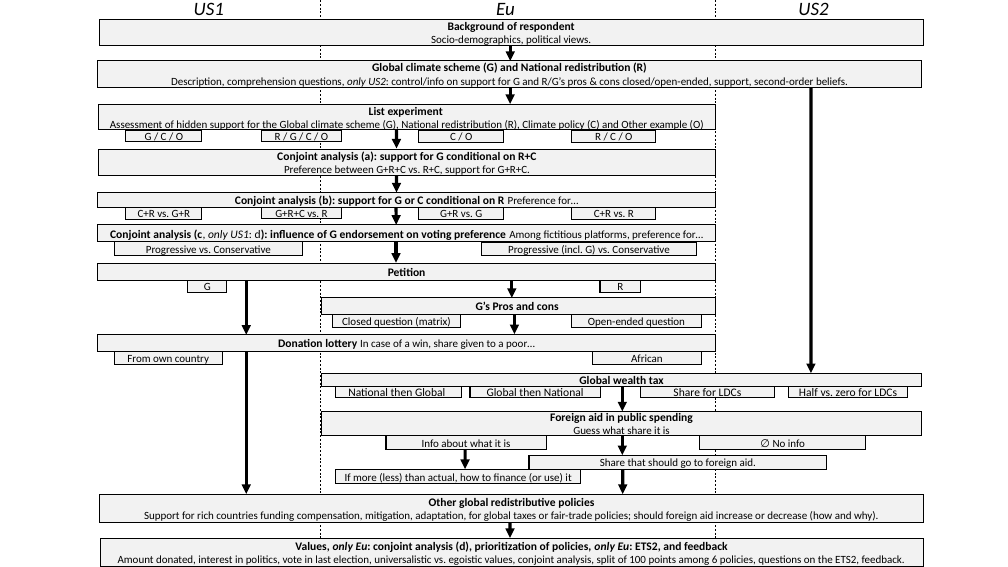
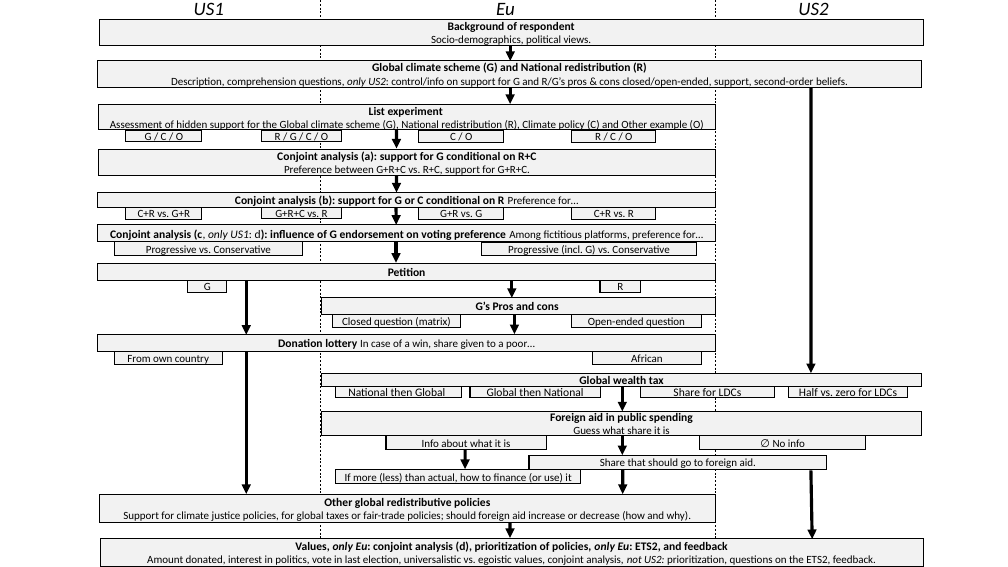
Before and after one commit to bixiou/global_tax_attitudes, a slide deck: slide 6 of questionnaire/survey_flow.pptx. Drawn at 1008x567 pixels with LibreOffice and Linux fonts; fonts in the diff are those of the drawing. Boxes give left, top, right and bottom in pixels: in the first picture for what was removed or moved away, otherwise in the second. Text is boxed around its words. In the diff, an @@ line names an element or a change of style, - is before the commit and + after.

```diff
--- a/questionnaire/survey_flow.pptx
+++ b/questionnaire/survey_flow.pptx
@@ arrow added from (811, 470) to (812, 539), #000000 3 pt @@
@@ rectangle "Other global redistributive policies": place and size @@
-rectangle "Other global redistributive policies" at <box>100,495,923,523</box>
+rectangle "Other global redistributive policies" at <box>100,495,715,523</box>
@@ text in rectangle at <box>123,511,691,521</box>: text changed @@
-Support for rich countries funding compensation, mitigation, adaptation, for global taxes or fair-trade policies; should foreign aid increase or decrease (how and why).
+Support for climate justice policies, for global taxes or fair-trade policies; should foreign aid increase or decrease (how and why).
@@ text in rectangle at <box>147,555,876,565</box>: text changed @@
-Amount donated, interest in politics, vote in last election, universalistic vs. egoistic values, conjoint analysis, split of 100 points among 6 policies, questions on the ETS2, feedback.
+Amount donated, interest in politics, vote in last election, universalistic vs. egoistic values, conjoint analysis, not US2: prioritization, questions on the ETS2, feedback.
```
Also in this commit, not shown: 2 other slides changed, 24 other files.
